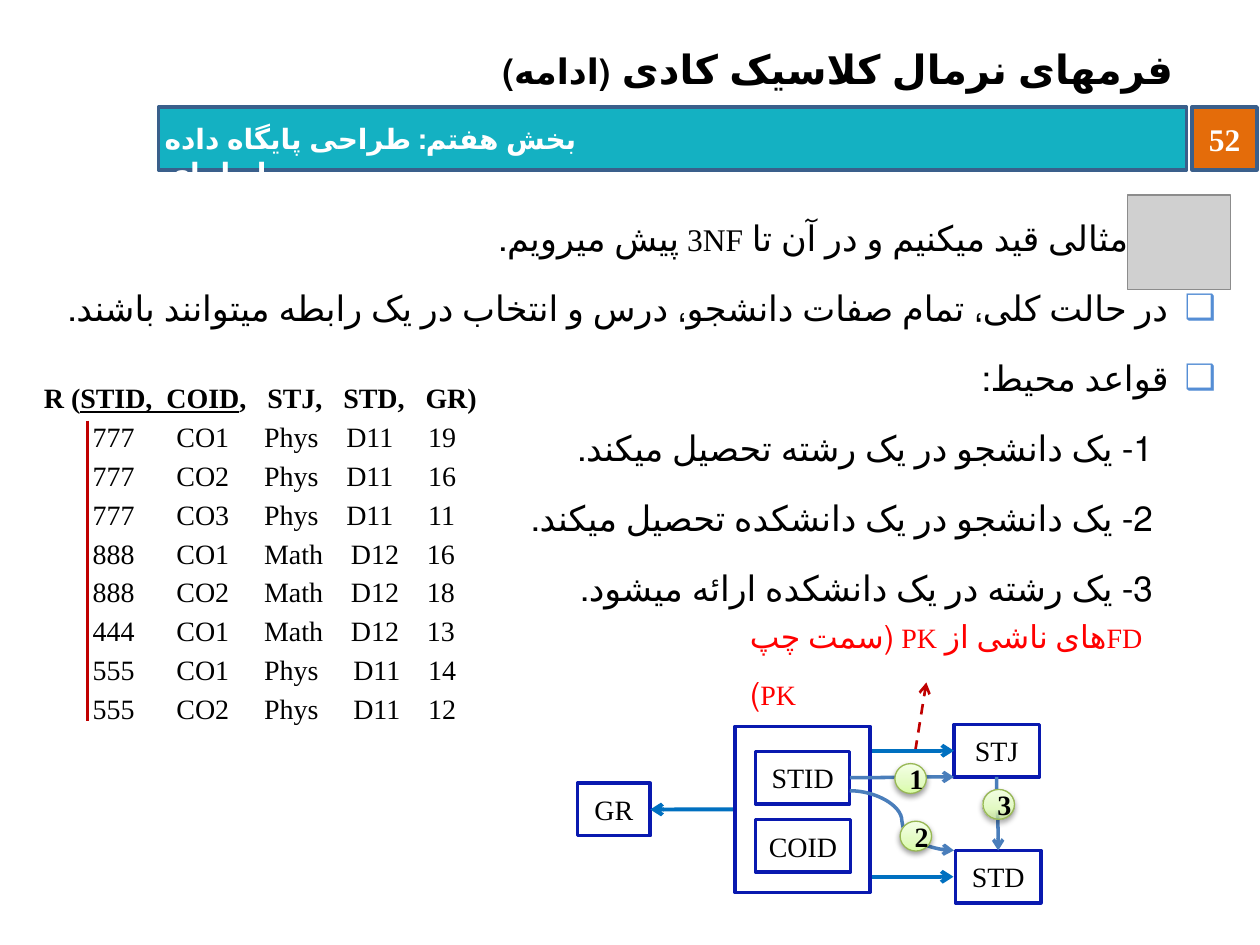
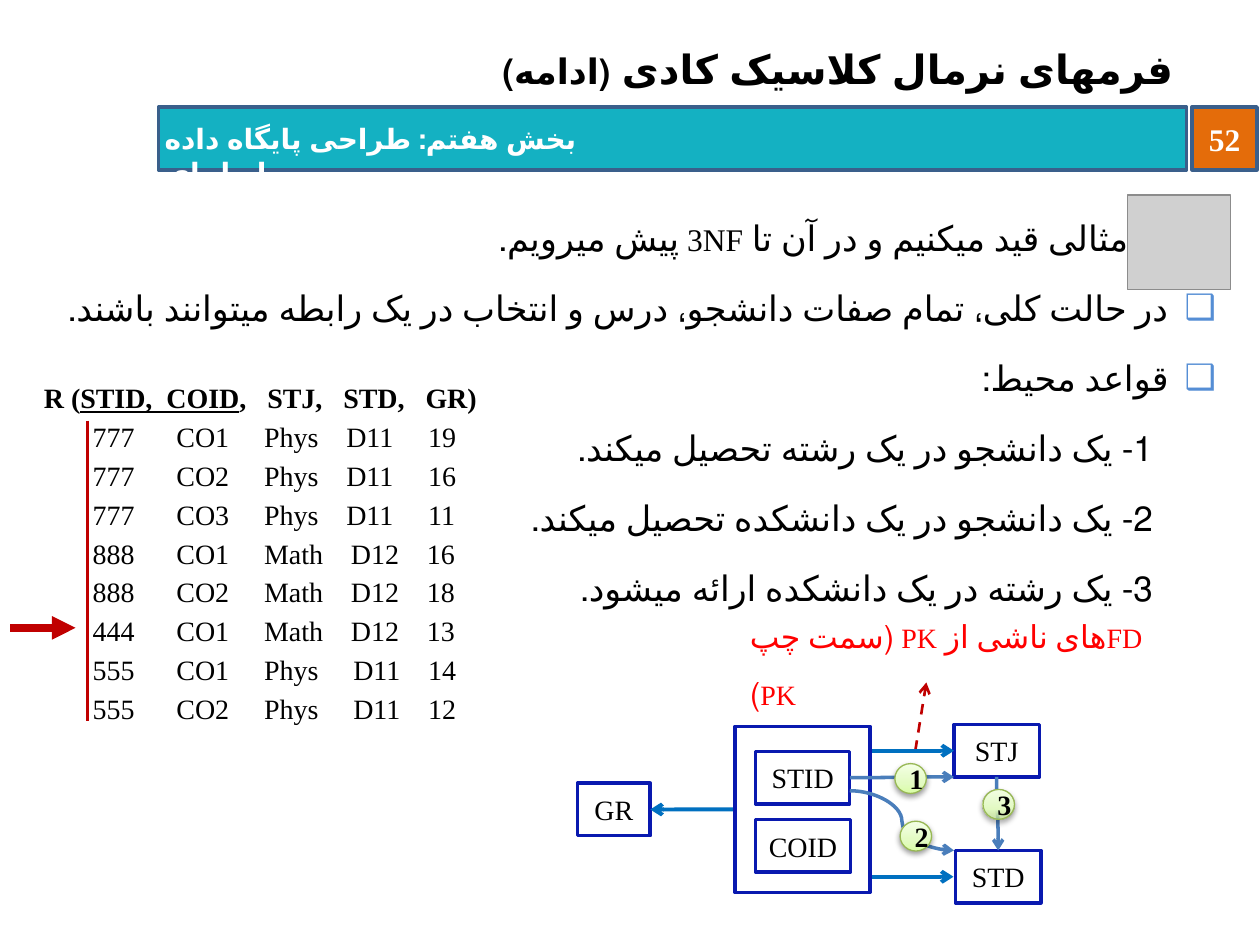
Before and after one commit to behnamhatami/DB-Slides, a slide deck: slide 52 of 7-DB-RDBDesign.pptx. Drawn at 1260x945 pixels with LibreOffice and Linux fonts; fonts in the diff are those of the drawing; grey boxes stand for pictures; background and template pictures are left out. Boxes give left, top, right and bottom in pixels: in the first picture for what was removed or moved away, otherwise in the second. Text is boxed around its words. In the diff, an @@ line names an element or a change of style, - is before the commit and + after.

Commit message:
Slide 7: Pages 48-69 Revised (Dr. Roohani Objections)

```diff
--- a/7-DB-RDBDesign.pptx
+++ b/7-DB-RDBDesign.pptx
@@ arrow added from (10, 627) to (76, 627), #C00000 4.5 pt @@
```
Also in this commit, not shown: 7 other slides changed.
